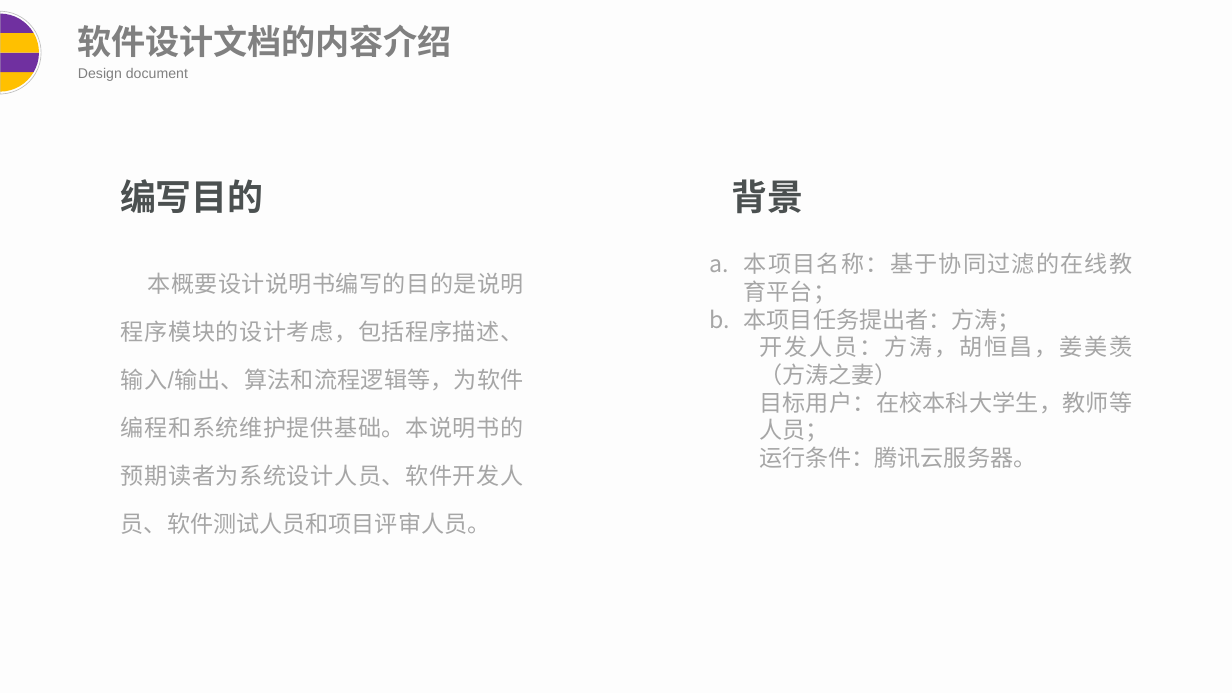
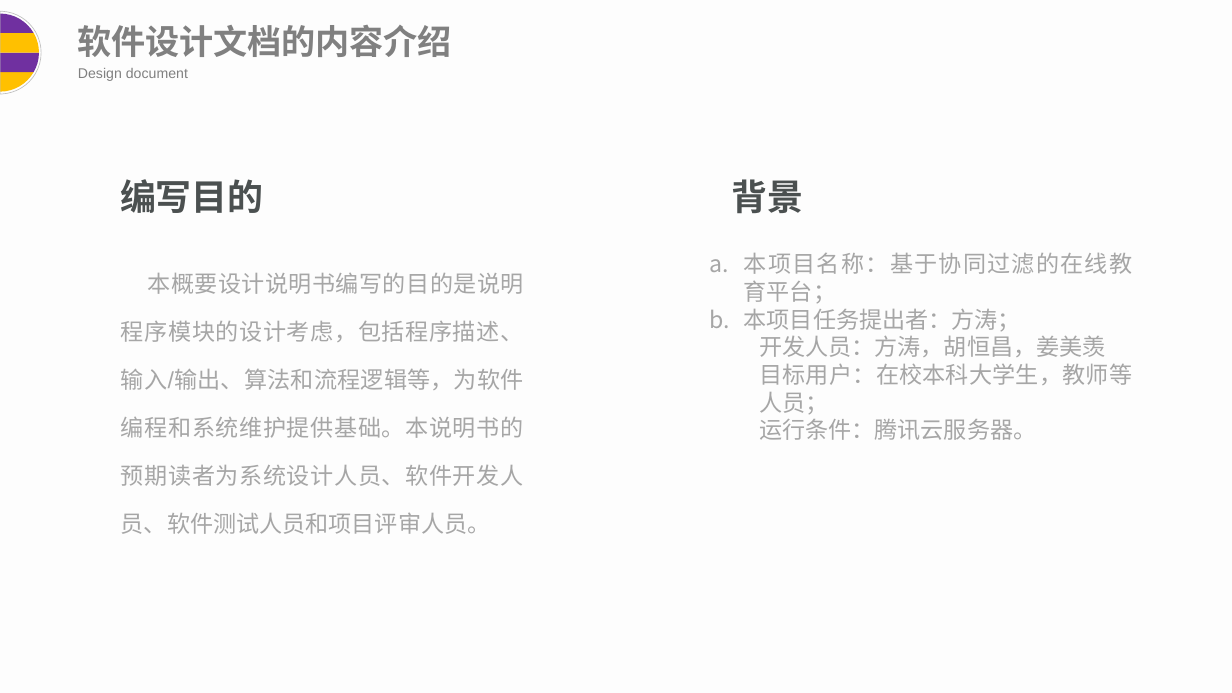
Before and after one commit to duolala1/DducationPJ, a slide deck: slide 15 of 阶段提交/软件设计阶段/软件需求分析和设计报告ppt.pptx. Drawn at 1232x693 pixels with LibreOffice and Linux fonts; fonts in the diff are those of the drawing. Boxes give left, top, right and bottom in pixels: in the first picture for what was removed or moved away, otherwise in the second. Text is boxed around its words. In the diff, an @@ line names an element or a change of style, - is before the commit and + after.

```diff
--- a/阶段提交/软件设计阶段/软件需求分析和设计报告ppt.pptx
+++ b/阶段提交/软件设计阶段/软件需求分析和设计报告ppt.pptx
@@ text at (759, 336, 1105, 357): text changed @@
-开发人员：方涛，胡恒昌，姜美羡（方涛之妻）
+开发人员：方涛，胡恒昌，姜美羡
```
Also in this commit, not shown: 4 other files.
